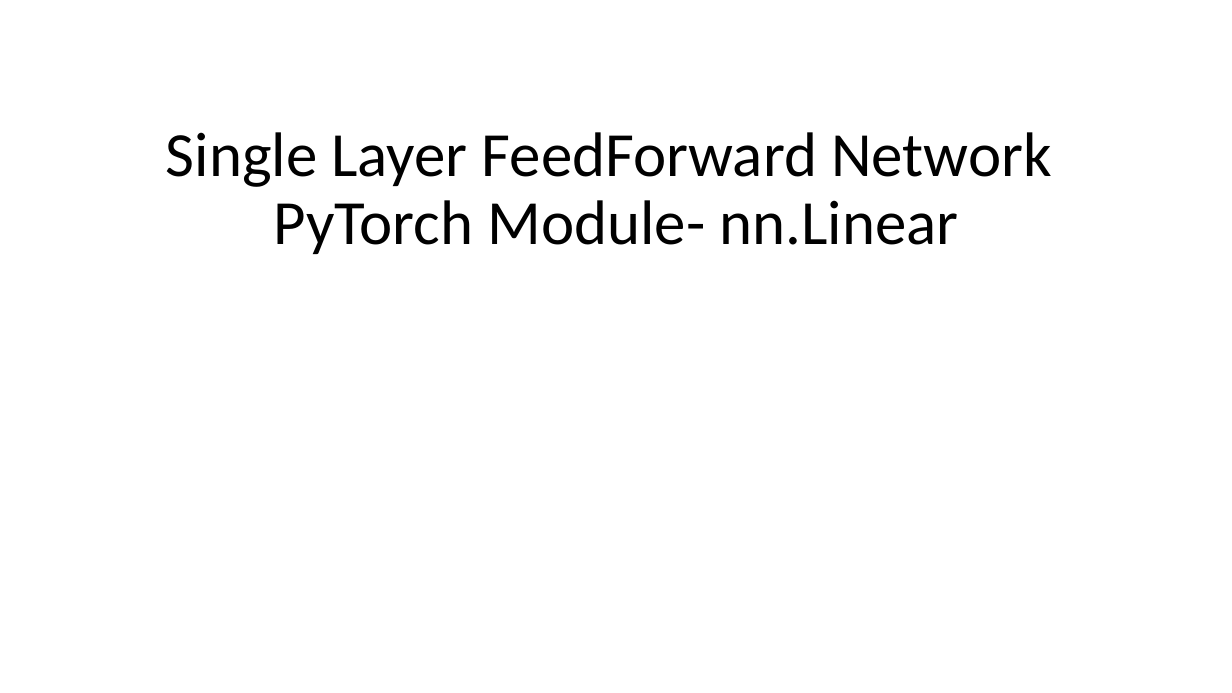
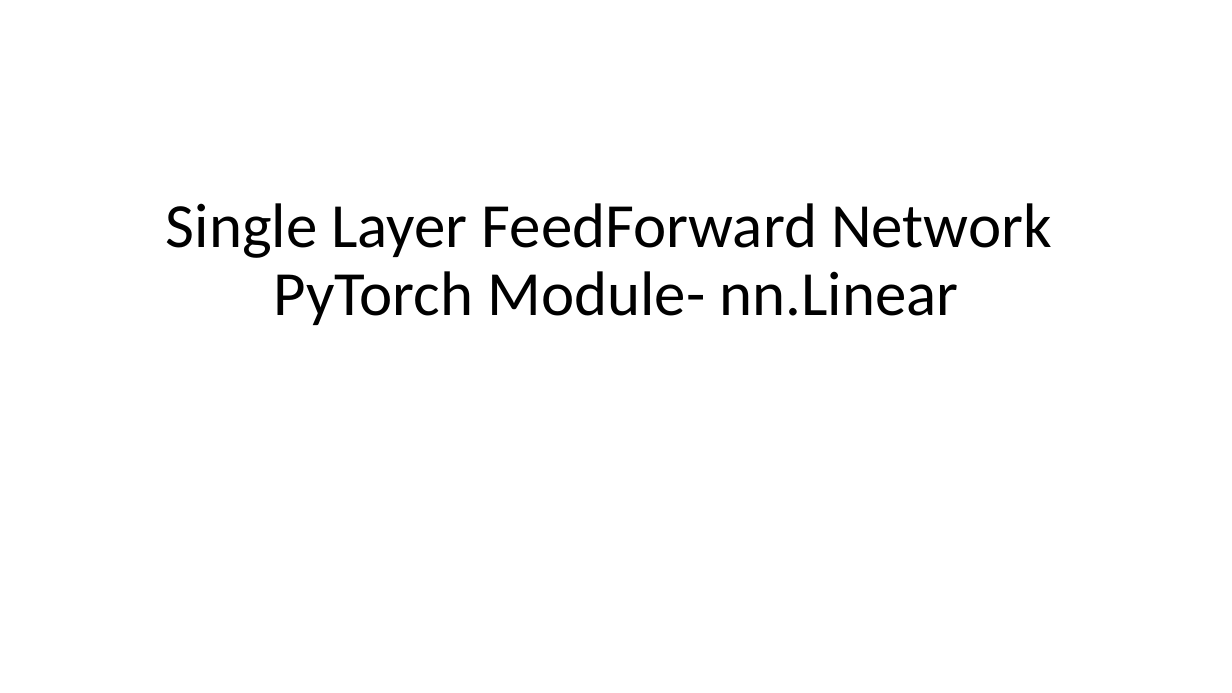
Before and after one commit to Ascii-Hermit/6thSem, a slide deck: slide 1 of DL/New/L5 Single Layer FeedForward Network nn.Linear.pptx. Drawn at 1232x693 pixels with LibreOffice and Linux fonts; fonts in the diff are those of the drawing. Boxes give left, top, right and bottom in pixels: in the first picture for what was removed or moved away, otherwise in the second. Text is boxed around its words. In the diff, an @@ line names an element or a change of style, - is before the commit and + after.

```diff
--- a/DL/New/L5 Single Layer FeedForward Network nn.Linear.pptx
+++ b/DL/New/L5 Single Layer FeedForward Network nn.Linear.pptx
@@ title "Single Layer FeedForward Network PyTorch ...": place and size @@
-title "Single Layer FeedForward Network PyTorch ..." at (166,132,1051,254)
+title "Single Layer FeedForward Network PyTorch ..." at (166,203,1051,325)
```
Also in this commit, not shown: 4 other slides changed, 3 other files.
